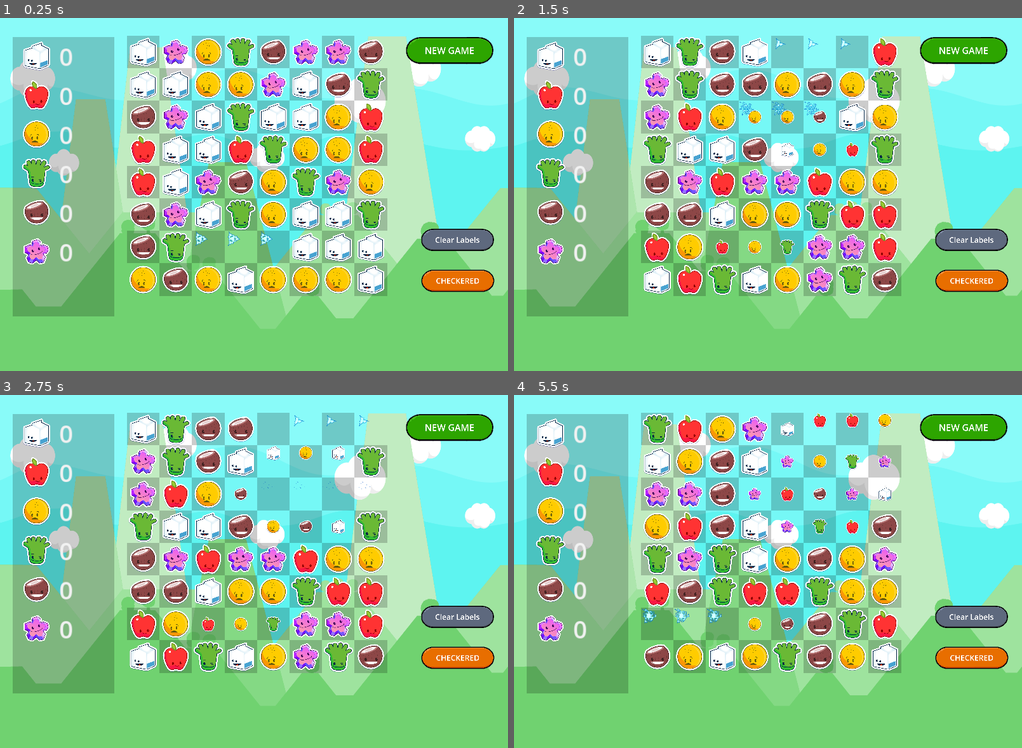
Above: before the commit, frames 1-4 (two rows, left to right).
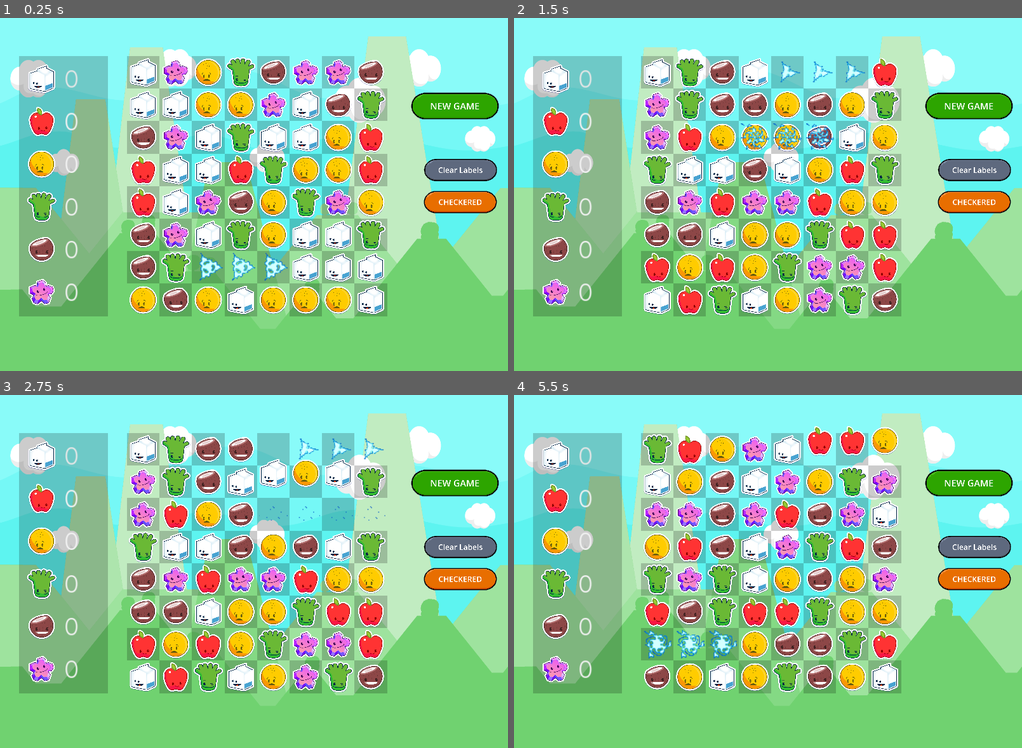
Above: after the commit, the same moments.

Repository: gitbrent/godot-match-3
Game: Godot game, scene res://game.tscn
The game is run twice, just before and just after one commit, with the same random seed, the same clock (stepped at 60 frames per second) and the same inputs.
Inputs:
- Up to frame 1 (0.25 s): no input
- Up to frame 2 (1.5 s): click "NEW GAME" at 0.5 s; click "NEW GAME" at 1.25 s
- Up to frame 3 (2.75 s): click "Clear Labels" at 2 s
- Up to frame 4 (5.5 s): click "CHECKERED" at 2.75 s; click "Clear Labels" at 3.5 s; click "CHECKERED" at 4.25 s; click "NEW GAME" at 5 s

The runs differ from the first frame. In frame 1, 45% of the frame differs, in the area x 2-99%, y 5-85%; in frame 2, 46%; in frame 3, 45%; in frame 4, 45%.

Commit message:
updeate UI

Diff:
--- a/enums.gd
+++ b/enums.gd
@@ -1,7 +1,7 @@
 extends Node
 
 const APP_VER:String = "0.1.0"
-const APP_BLD:String = "2040510"
+const APP_BLD:String = "20240510"
 const TWEEN_TIME:float = 0.25
 const EXPLODE_DELAY:int = 1
 const SRPITE_POS:Vector2 = Vector2(64,64)
--- a/game.tscn
+++ b/game.tscn
@@ -6,6 +6,7 @@
 [ext_resource type="Texture2D" uid="uid://b8biy2iputyhe" path="res://assets/gems/characters_0002.png" id="3_qywvx"]
 [ext_resource type="Texture2D" uid="uid://duau66qew6757" path="res://assets/gems/characters_0001.png" id="3_sh4xh"]
 [ext_resource type="Texture2D" uid="uid://vu6oui2n7024" path="res://assets/gems/characters_0003.png" id="4_2reex"]
+[ext_resource type="Theme" uid="uid://1cdmnqyil8gy" path="res://game_stats_label_theme.tres" id="4_xf0vf"]
 [ext_resource type="Texture2D" uid="uid://byliae6aa6ki2" path="res://assets/gems/characters_0005.png" id="5_g428h"]
 [ext_resource type="Texture2D" uid="uid://2vrsevjv4w43" path="res://assets/gems/characters_0007.png" id="6_ot4tf"]
 [ext_resource type="Texture2D" uid="uid://b1o34xq1pq82y" path="res://assets/gems/characters_0006.png" id="7_o4d3d"]
@@ -43,19 +44,19 @@
 grow_vertical = 2
 theme_override_styles/panel = SubResource("StyleBoxFlat_103kv")
 
-[node name="VboxBkgd" type="Panel" parent="."]
-offset_left = 50.0
-offset_top = 75.0
-offset_right = 450.0
-offset_bottom = 1175.0
+[node name="GameStatsBkgd" type="Panel" parent="."]
+offset_left = 75.0
+offset_top = 150.0
+offset_right = 425.0
+offset_bottom = 1174.0
 theme_override_styles/panel = SubResource("StyleBoxFlat_k3sk6")
 
 [node name="GameStats" type="VBoxContainer" parent="."]
-offset_left = 80.0
-offset_top = 85.0
-offset_right = 405.0
-offset_bottom = 1185.0
-theme_override_constants/separation = 20
+offset_left = 100.0
+offset_top = 175.0
+offset_right = 425.0
+offset_bottom = 1199.0
+theme_override_constants/separation = 40
 
 [node name="HBoxContainer1" type="HBoxContainer" parent="GameStats"]
 layout_mode = 2
@@ -73,7 +74,7 @@
 [node name="Label" type="Label" parent="GameStats/HBoxContainer1"]
 layout_mode = 2
 size_flags_horizontal = 3
-theme_override_colors/font_color = Color(0.945098, 0.945098, 0.945098, 1)
+theme = ExtResource("4_xf0vf")
 theme_override_font_sizes/font_size = 96
 text = "0"
 
@@ -93,6 +94,7 @@
 [node name="Label" type="Label" parent="GameStats/HBoxContainer2"]
 layout_mode = 2
 size_flags_horizontal = 3
+theme = ExtResource("4_xf0vf")
 theme_override_colors/font_color = Color(0.945098, 0.945098, 0.945098, 1)
 theme_override_font_sizes/font_size = 96
 text = "0"
@@ -113,6 +115,7 @@
 [node name="Label" type="Label" parent="GameStats/HBoxContainer3"]
 layout_mode = 2
 size_flags_horizontal = 3
+theme = ExtResource("4_xf0vf")
 theme_override_colors/font_color = Color(0.945098, 0.945098, 0.945098, 1)
 theme_override_font_sizes/font_size = 96
 text = "0"
@@ -133,6 +136,7 @@
 [node name="Label" type="Label" parent="GameStats/HBoxContainer4"]
 layout_mode = 2
 size_flags_horizontal = 3
+theme = ExtResource("4_xf0vf")
 theme_override_colors/font_color = Color(0.945098, 0.945098, 0.945098, 1)
 theme_override_font_sizes/font_size = 96
 text = "0"
@@ -153,6 +157,7 @@
 [node name="Label" type="Label" parent="GameStats/HBoxContainer5"]
 layout_mode = 2
 size_flags_horizontal = 3
+theme = ExtResource("4_xf0vf")
 theme_override_colors/font_color = Color(0.945098, 0.945098, 0.945098, 1)
 theme_override_font_sizes/font_size = 96
 text = "0"
@@ -173,6 +178,7 @@
 [node name="Label" type="Label" parent="GameStats/HBoxContainer6"]
 layout_mode = 2
 size_flags_horizontal = 3
+theme = ExtResource("4_xf0vf")
 theme_override_colors/font_color = Color(0.945098, 0.945098, 0.945098, 1)
 theme_override_font_sizes/font_size = 96
 text = "0"
@@ -180,13 +186,13 @@
 [node name="BoardTextRect" type="Panel" parent="."]
 visible = false
 offset_left = 500.0
-offset_top = 70.0
+offset_top = 150.0
 offset_right = 1524.0
-offset_bottom = 1094.0
+offset_bottom = 1174.0
 theme_override_styles/panel = SubResource("StyleBoxFlat_103kv")
 
 [node name="Board" parent="." instance=ExtResource("2_2ltbx")]
-position = Vector2(500, 70)
+position = Vector2(500, 150)
 
 [node name="Panel" type="Panel" parent="."]
 visible = false
@@ -207,10 +213,10 @@
 stream = ExtResource("8_7jpwb")
 
 [node name="BtnNewGame" type="TextureButton" parent="."]
-offset_left = 1596.0
-offset_top = 74.0
-offset_right = 2755.0
-offset_bottom = 432.0
+offset_left = 1617.0
+offset_top = 293.0
+offset_right = 2776.0
+offset_bottom = 651.0
 scale = Vector2(0.3, 0.3)
 texture_normal = ExtResource("10_qtl06")
 
@@ -227,10 +233,10 @@
 vertical_alignment = 1
 
 [node name="BtnClearDebugLabels" type="TextureButton" parent="."]
-offset_left = 1656.0
-offset_top = 829.0
-offset_right = 2815.0
-offset_bottom = 1187.0
+offset_left = 1668.0
+offset_top = 554.0
+offset_right = 2827.0
+offset_bottom = 912.0
 scale = Vector2(0.25, 0.25)
 texture_normal = ExtResource("11_bw3je")
 
@@ -247,10 +253,10 @@
 vertical_alignment = 1
 
 [node name="BtnMatchCol" type="TextureButton" parent="."]
-offset_left = 1657.0
-offset_top = 990.0
-offset_right = 2816.0
-offset_bottom = 1348.0
+offset_left = 1667.0
+offset_top = 680.0
+offset_right = 2826.0
+offset_bottom = 1038.0
 scale = Vector2(0.25, 0.25)
 texture_normal = ExtResource("12_4fgvl")
 
--- a/game_board/gem_cell.tscn
+++ b/game_board/gem_cell.tscn
@@ -6,7 +6,7 @@
 [ext_resource type="Texture2D" uid="uid://dacjcttesccxk" path="res://assets/effects/explode-06.png" id="4_qqixd"]
 [ext_resource type="FontFile" uid="uid://dlhwrp5jwkrll" path="res://assets/fonts/Acme-Regular.ttf" id="5_lb5dp"]
 [ext_resource type="Theme" uid="uid://hahh0mrfx2q1" path="res://debug_label_theme.tres" id="6_hn3w3"]
-[ext_resource type="AudioStream" uid="uid://ds53xomd2ha1b" path="res://assets/audio/Abstract2.ogg" id="7_guo7s"]
+[ext_resource type="AudioStream" uid="uid://ca0jp78fn0bi1" path="res://assets/audio/bfh1_glass_breaking_02.ogg" id="7_50xdd"]
 
 [sub_resource type="StyleBoxFlat" id="StyleBoxFlat_lpbyf"]
 bg_color = Color(0, 0, 0, 0.533333)
@@ -23,7 +23,7 @@
 "times": PackedFloat32Array(0, 1),
 "transitions": PackedFloat32Array(1, 1),
 "update": 0,
-"values": [Vector2(0.25, 0.25), Vector2(0, 0)]
+"values": [Vector2(0.5, 0.5), Vector2(0, 0)]
 }
 
 [sub_resource type="Animation" id="Animation_xkhqk"]
@@ -33,13 +33,13 @@
 tracks/0/imported = false
 tracks/0/enabled = true
 tracks/0/path = NodePath("Sprite2D:scale")
-tracks/0/interp = 1
+tracks/0/interp = 2
 tracks/0/loop_wrap = true
 tracks/0/keys = {
 "times": PackedFloat32Array(0, 0.5, 1),
 "transitions": PackedFloat32Array(1, 1, 1),
 "update": 0,
-"values": [Vector2(0.25, 0.25), Vector2(0.225, 0.225), Vector2(0.275, 0.275)]
+"values": [Vector2(0.5, 0.5), Vector2(0.4, 0.4), Vector2(0.55, 0.55)]
 }
 tracks/1/type = "value"
 tracks/1/imported = false
@@ -172,14 +172,12 @@
 offset_bottom = 64.0
 script = ExtResource("1_rhspx")
 
-[node name="Panel" type="Panel" parent="."]
-visible = false
-layout_mode = 1
-anchors_preset = 15
-anchor_right = 1.0
-anchor_bottom = 1.0
-offset_right = 64.0
-offset_bottom = 64.0
+[node name="BKGD" type="Panel" parent="."]
+visible = false
+layout_mode = 1
+anchors_preset = 15
+anchor_right = 1.0
+anchor_bottom = 1.0
 grow_horizontal = 2
 grow_vertical = 2
 theme_override_styles/panel = SubResource("StyleBoxFlat_lpbyf")
@@ -194,8 +192,6 @@
 anchors_preset = 15
 anchor_right = 1.0
 anchor_bottom = 1.0
-offset_right = 64.0
-offset_bottom = 64.0
 grow_horizontal = 2
 grow_vertical = 2
 script = ExtResource("3_sh1nc")
@@ -207,8 +203,8 @@
 
 [node name="AnimSpriteExplode" type="AnimatedSprite2D" parent="."]
 visible = false
-position = Vector2(32, 32)
-scale = Vector2(1.8125, 1.8125)
+position = Vector2(65, 64)
+scale = Vector2(3.5, 3.5)
 sprite_frames = SubResource("SpriteFrames_tvpu7")
 autoplay = "default"
 
@@ -218,8 +214,6 @@
 anchors_preset = 15
 anchor_right = 1.0
 anchor_bottom = 1.0
-offset_right = 64.0
-offset_bottom = 64.0
 grow_horizontal = 2
 grow_vertical = 2
 theme_override_colors/font_color = Color(0, 0, 0, 1)
@@ -239,8 +233,6 @@
 anchors_preset = 15
 anchor_right = 1.0
 anchor_bottom = 1.0
-offset_right = 64.0
-offset_bottom = 64.0
 grow_horizontal = 2
 grow_vertical = 2
 theme_override_styles/panel = SubResource("StyleBoxFlat_lpbyf")
@@ -280,4 +272,4 @@
 horizontal_alignment = 2
 
 [node name="AudioGemExplode" type="AudioStreamPlayer" parent="."]
-stream = ExtResource("7_guo7s")
+stream = ExtResource("7_50xdd")
--- /dev/null
+++ b/game_stats_label_theme.tres
@@ -0,0 +1,8 @@
+[gd_resource type="Theme" load_steps=2 format=3 uid="uid://1cdmnqyil8gy"]
+
+[ext_resource type="FontFile" uid="uid://bylgyjavx5yts" path="res://assets/fonts/Quicksand-Regular.ttf" id="1_mun42"]
+
+[resource]
+default_font = ExtResource("1_mun42")
+default_font_size = 96
+Label/colors/font_color = Color(0.901961, 0.901961, 0.901961, 1)
Not shown: 1 places in game.tscn that only renumber resources
